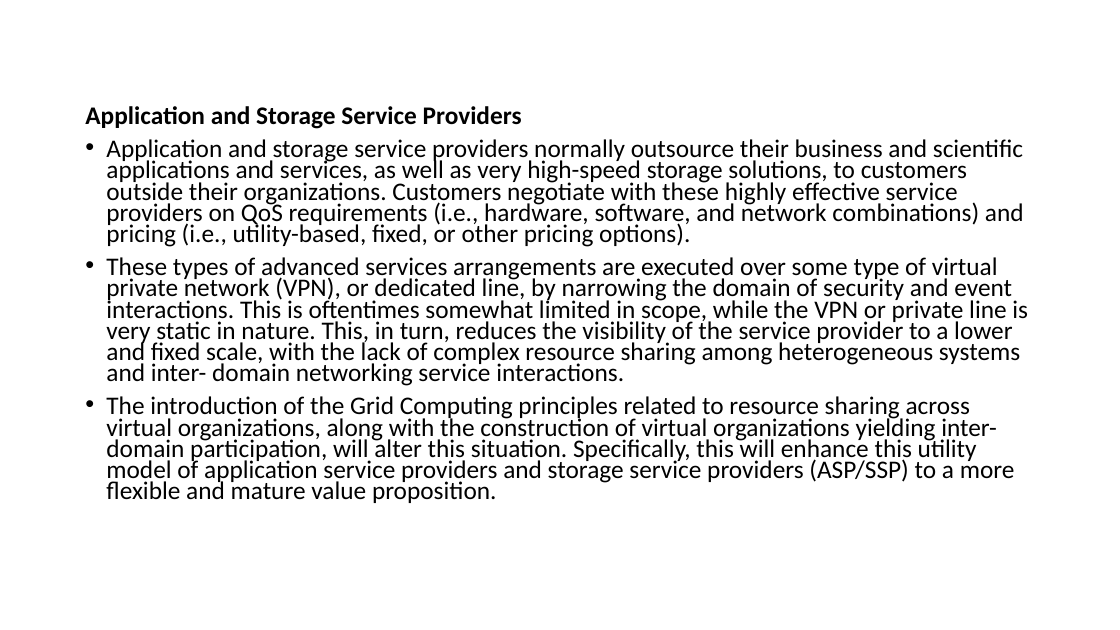
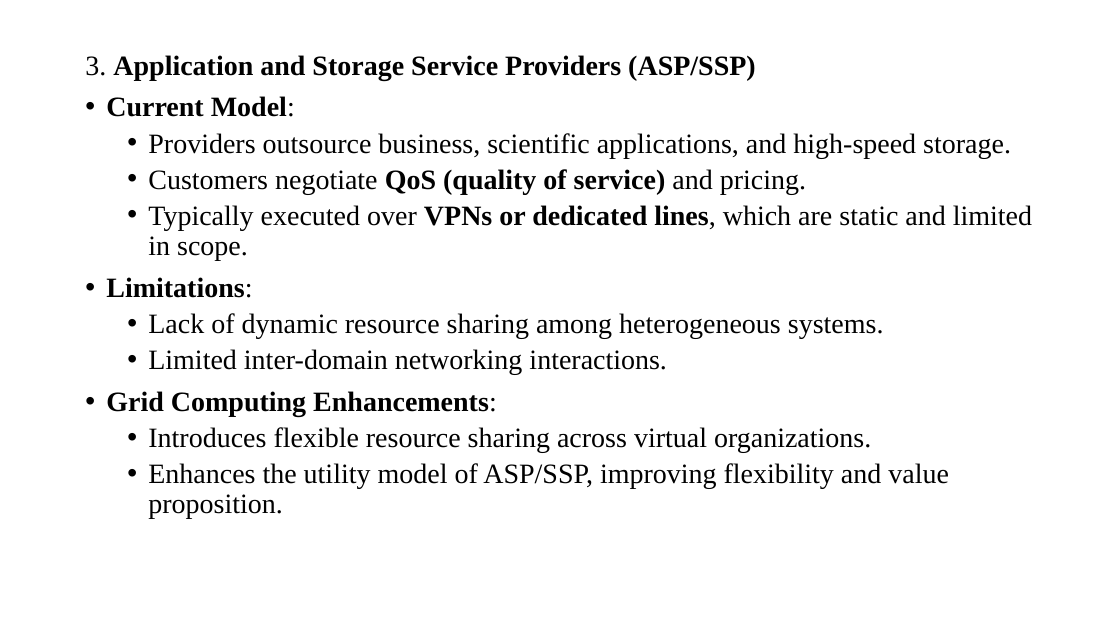
Before and after one commit to CSE-2026/4th-year-sem-2, a slide deck: slide 29 of HPC/UNIT1-PPT.pptx (slide 27 before the commit). Drawn at 1120x630 pixels with LibreOffice and Linux fonts; fonts in the diff are those of the drawing. Boxes give left, top, right and bottom in pixels: in the first picture for what was removed or moved away, otherwise in the second. Text is boxed around its words. In the diff, an @@ line names an element or a change of style, - is before the commit and + after.

```diff
--- a/HPC/UNIT1-PPT.pptx
+++ b/HPC/UNIT1-PPT.pptx
@@ text at box(85, 55, 1032, 519): text changed; size 21.7 to 24 pt; font Calibri to Times New Roman @@
-Application and Storage Service Providers
-• Application and storage service providers normally outsource their business and scientific applications and services, as well as very high-speed storage solutions, to customers outside their organizations. Customers negotiate with these highly effective service providers on QoS requirements (i.e., hardware, software, and network combinations) and pricing (i.e., utility-based, fixed, or other pricing options).
-• These types of advanced services arrangements are executed over some type of virtual private network (VPN), or dedicated line, by narrowing the domain of security and event interactions. This is oftentimes somewhat limited in scope, while the VPN or private line is very static in nature. This, in turn, reduces the visibility of the service provider to a lower and fixed scale, with the lack of complex resource sharing among heterogeneous systems and inter- domain networking service interactions.
-• The introduction of the Grid Computing principles related to resource sharing across virtual organizations, along with the construction of virtual organizations yielding inter- domain participation, will alter this situation. Specifically, this will enhance this utility model of application service providers and storage service providers (ASP/SSP) to a more flexible and mature value proposition.
+3. Application and Storage Service Providers (ASP/SSP)
+• Current Model:
+  • Providers outsource business, scientific applications, and high-speed storage.
+  • Customers negotiate QoS (quality of service) and pricing.
+  • Typically executed over VPNs or dedicated lines, which are static and limited in scope.
+• Limitations:
+  • Lack of dynamic resource sharing among heterogeneous systems.
+  • Limited inter-domain networking interactions.
+• Grid Computing Enhancements:
+  • Introduces flexible resource sharing across virtual organizations.
+  • Enhances the utility model of ASP/SSP, improving flexibility and value proposition.
```
Also in this commit, not shown: 27 other slides changed, 10 slides added, 4 slides removed, 5 other files.
